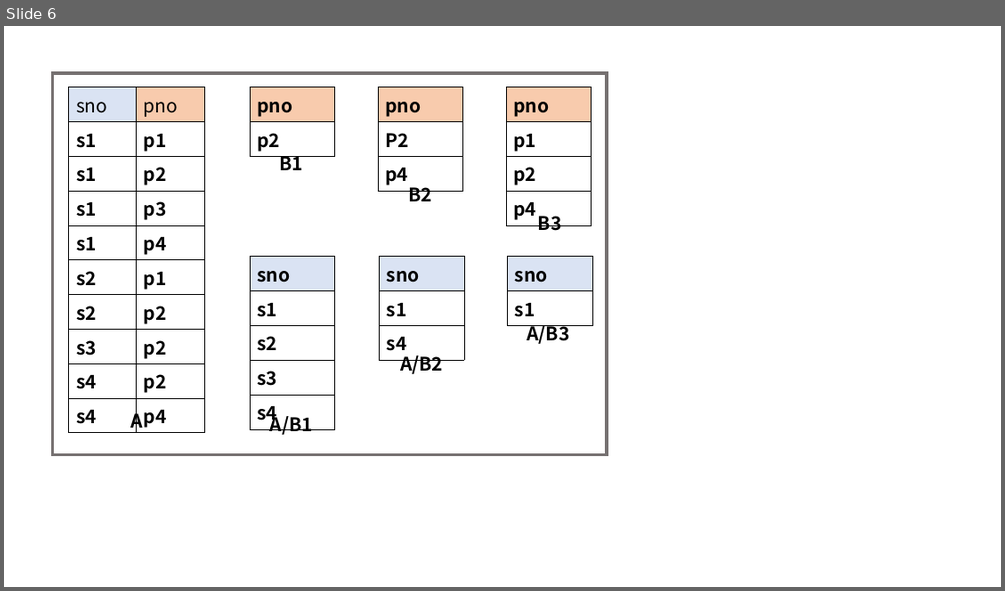
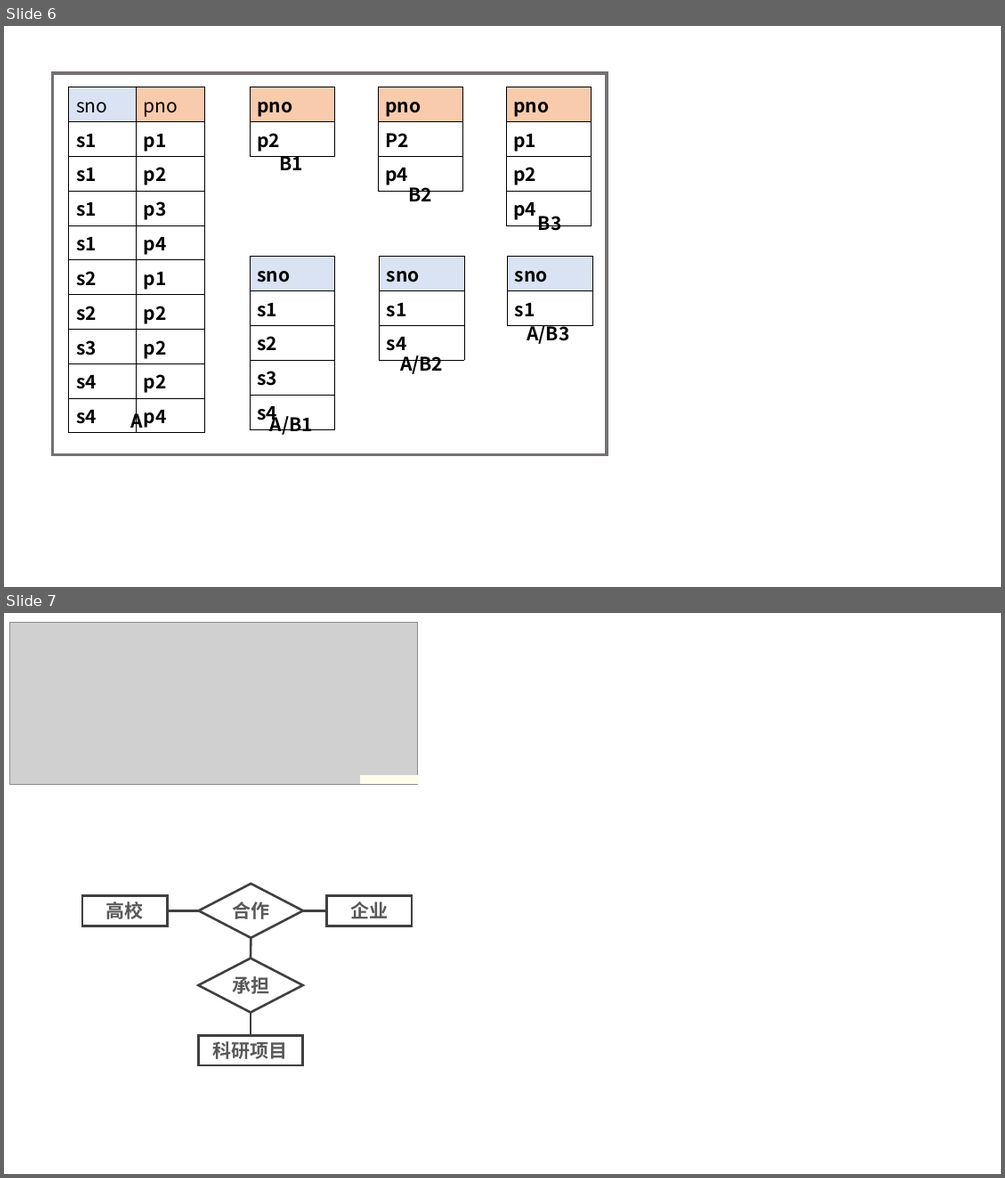
Before and after one commit to JackGittes/Database-Principle-Note, a slide deck: drawing/图片.pptx. Shown one above the other, each under a label of ours: slide 6 before the commit, slides 6 and 7 after it. The pictures are 1005x591 and 1005x1178 pixels, drawn with LibreOffice and Linux fonts; fonts in the diff are those of the drawing; grey boxes stand for pictures. Boxes give left, top, right and bottom in pixels: in the first picture for what was removed or moved away, otherwise in the second. Text is boxed around its words. In the diff, an @@ line names an element or a change of style, - is before the commit and + after.

```diff
--- a/drawing/图片.pptx
+++ b/drawing/图片.pptx
@@ slide 7 added at [4, 613, 1001, 1174], background #FFFFFF @@
@@ picture added at [10, 622, 418, 784] @@
@@ rectangle added at [360, 776, 418, 784], fill #FFFCEB, outline #FFFCEB 1 pt @@
@@ rectangle added at [82, 896, 168, 925], outline #404040 2.25 pt @@
@@ text added at [106, 901, 144, 919], 18 pt, text #595959, bold @@
+高校
@@ diamond added at [198, 884, 303, 938], outline #404040 2.25 pt @@
@@ text added at [233, 901, 270, 919], 18 pt, text #595959, bold @@
+合作
@@ rectangle added at [327, 896, 413, 925], outline #404040 2.25 pt @@
@@ text added at [350, 901, 388, 919], 18 pt, text #595959, bold @@
+企业
@@ line added from (168, 910) to (198, 910), #404040 2.25 pt @@
@@ line added from (303, 910) to (327, 910), #404040 2.25 pt @@
@@ diamond added at [198, 957, 303, 1012], outline #404040 2.25 pt @@
@@ line added from (251, 938) to (251, 957), #404040 2.25 pt @@
@@ text added at [232, 976, 269, 994], 18 pt, text #595959, bold @@
+承担
@@ line added from (251, 1013) to (251, 1036), #404040 2.25 pt @@
@@ rectangle added at [198, 1036, 303, 1065], outline #404040 2.25 pt @@
@@ text added at [213, 1041, 288, 1059], 18 pt, text #595959, bold @@
+科研项目
```
Also in this commit, not shown: 1 slide removed, 1 other file.
